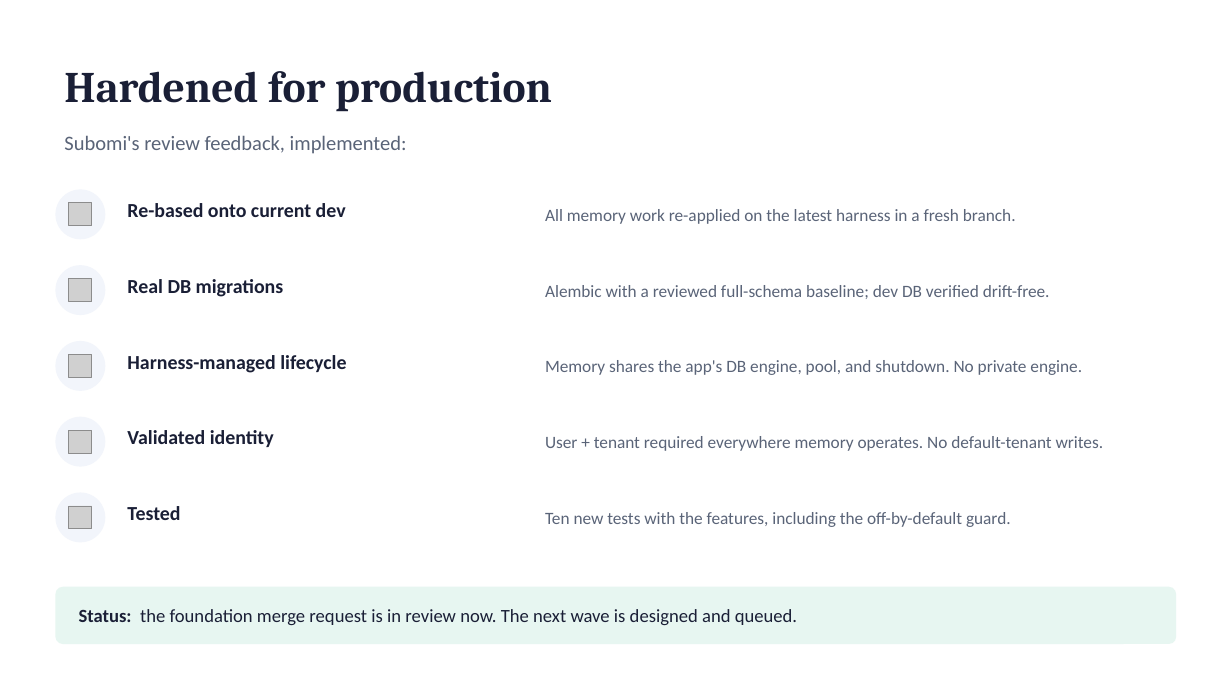
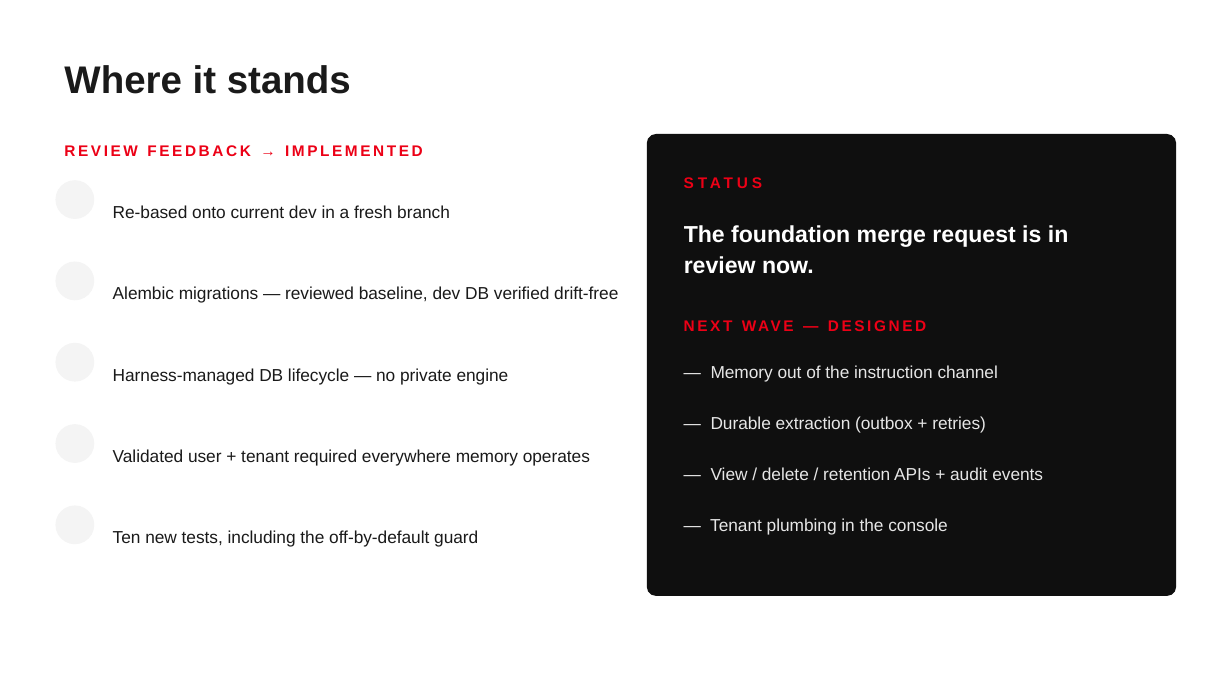
Before and after one commit to ap05-epic/agent-memory-prototype, a slide deck: slide 5 of docs/TEAM_DEMO_SLIDES.pptx (slide 6 before the commit). Drawn at 1232x693 pixels with LibreOffice and Linux fonts; fonts in the diff are those of the drawing; grey boxes stand for pictures; background and template pictures are left out. Boxes give left, top, right and bottom in pixels: in the first picture for what was removed or moved away, otherwise in the second. Text is boxed around its words. In the diff, an @@ line names an element or a change of style, - is before the commit and + after.

```diff
--- a/docs/TEAM_DEMO_SLIDES.pptx
+++ b/docs/TEAM_DEMO_SLIDES.pptx
@@ text removed at (x1=64, y1=71, x2=552, y2=112) @@
-Hardened for production
@@ text added at (x1=64, y1=65, x2=351, y2=94), 30 pt, text #1A1A1A, bold @@
+Where it stands
@@ text at (x1=64, y1=145, x2=423, y2=156): text changed; size 16 to 12 pt; font Calibri to Arial; text colour #5A6478 to #EC0016; bold on @@
-Subomi's review feedback, implemented:
+REVIEW FEEDBACK → IMPLEMENTED
@@ rounded rectangle added at (x1=647, y1=134, x2=1177, y2=596), fill #0F0F0F @@
@@ text added at (x1=684, y1=166, x2=1054, y2=199), 12 pt, text #EC0016, bold @@
+STATUS
@@ fill #F2F5FB to #F4F4F4 in 5 elements at (x1=55, y1=424, x2=94, y2=463), (x1=55, y1=343, x2=94, y2=382), (x1=55, y1=506, x2=94, y2=544), (x1=55, y1=262, x2=94, y2=300), (x1=55, y1=180, x2=94, y2=219) @@
@@ ellipse resized from (x1=55, y1=189, x2=105, y2=239) to (x1=55, y1=180, x2=94, y2=219) @@
@@ picture removed at (x1=69, y1=203, x2=92, y2=226) @@
@@ text at (x1=113, y1=205, x2=450, y2=218): text changed; size 15.5 to 13.5 pt; font Calibri to Arial; text colour #1A1F36 to #1A1A1A; bold off @@
-Re-based onto current dev
+Re-based onto current dev in a fresh branch
@@ text removed at (x1=545, y1=209, x2=1016, y2=224) @@
-All memory work re-applied on the latest harness in a fresh branch.
@@ text at (x1=684, y1=225, x2=1068, y2=274): text changed; size 14.5 to 18 pt; font Calibri to Arial; text colour #1A1F36 to #FFFFFF; bold on @@
-Status: the foundation merge request is in review now. The next wave is designed and queued.
+The foundation merge request is in review now.
@@ ellipse resized from (x1=55, y1=265, x2=105, y2=315) to (x1=55, y1=262, x2=94, y2=300) @@
@@ picture removed at (x1=69, y1=279, x2=92, y2=302) @@
@@ text at (x1=113, y1=286, x2=618, y2=303): text changed; font Calibri to Arial; text colour #5A6478 to #1A1A1A @@
-Alembic with a reviewed full-schema baseline; dev DB verified drift-free.
+Alembic migrations — reviewed baseline, dev DB verified drift-free
@@ text removed at (x1=127, y1=279, x2=284, y2=297) @@
-Real DB migrations
@@ text added at (x1=684, y1=310, x2=1054, y2=342), 12 pt, text #EC0016, bold @@
+NEXT WAVE — DESIGNED
@@ ellipse resized from (x1=55, y1=341, x2=105, y2=391) to (x1=55, y1=343, x2=94, y2=382) @@
@@ picture removed at (x1=69, y1=355, x2=92, y2=378) @@
@@ text at (x1=113, y1=368, x2=509, y2=385): text changed; size 15.5 to 13.5 pt; font Calibri to Arial; text colour #1A1F36 to #1A1A1A; bold off @@
-Harness-managed lifecycle
+Harness-managed DB lifecycle — no private engine
@@ text removed at (x1=545, y1=360, x2=1082, y2=375) @@
-Memory shares the app's DB engine, pool, and shutdown. No private engine.
@@ text added at (x1=711, y1=365, x2=998, y2=382), 13.5 pt, text #E6E6E6 @@
+— Memory out of the instruction channel
@@ text added at (x1=711, y1=416, x2=986, y2=433), 13.5 pt, text #E6E6E6 @@
+— Durable extraction (outbox + retries)
@@ ellipse resized from (x1=55, y1=417, x2=105, y2=467) to (x1=55, y1=424, x2=94, y2=463) @@
@@ picture removed at (x1=69, y1=431, x2=92, y2=454) @@
@@ text at (x1=113, y1=449, x2=590, y2=466): text changed; font Calibri to Arial; text colour #5A6478 to #1A1A1A @@
-User + tenant required everywhere memory operates. No default-tenant writes.
+Validated user + tenant required everywhere memory operates
@@ text removed at (x1=127, y1=430, x2=274, y2=447) @@
-Validated identity
@@ text added at (x1=711, y1=467, x2=1043, y2=480), 13.5 pt, text #E6E6E6 @@
+— View / delete / retention APIs + audit events
@@ ellipse resized from (x1=55, y1=493, x2=105, y2=543) to (x1=55, y1=506, x2=94, y2=544) @@
@@ picture removed at (x1=69, y1=506, x2=92, y2=530) @@
@@ text removed at (x1=127, y1=506, x2=180, y2=520) @@
-Tested
@@ text at (x1=113, y1=530, x2=478, y2=547): text changed; font Calibri to Arial; text colour #5A6478 to #1A1A1A @@
-Ten new tests with the features, including the off-by-default guard.
+Ten new tests, including the off-by-default guard
@@ text added at (x1=710, y1=518, x2=947, y2=535), 13.5 pt, text #E6E6E6 @@
+— Tenant plumbing in the console
@@ rounded rectangle removed at (x1=55, y1=587, x2=1177, y2=644) @@
```
Also in this commit, not shown: 4 other slides changed, 1 slide added, 4 slides removed.
